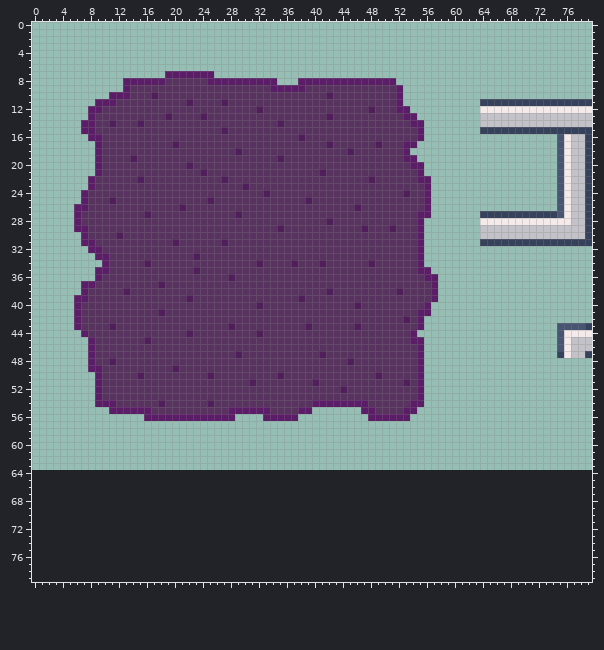
A sprite sheet gets an edit: Art/CosmeticMap.png. The picture above is the old version.
The file is 80x64 pixels. The old version is drawn lined up with the new one, on the new canvas.
After:
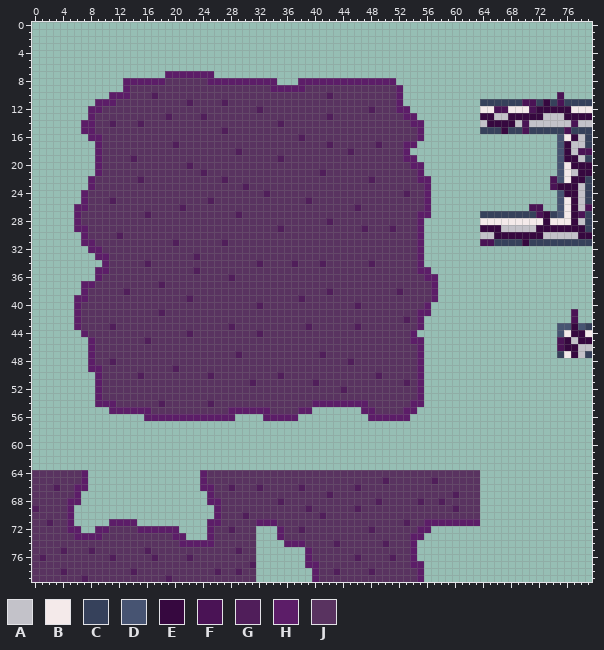
Palette (. is transparent): A #c3c2c9  B #f4eaea  C #36415b  D #475472  E #36083f  F #4a1355  G #501e5a  H #5c1d68  J #593360
The edit:
canvas 80x64 -> 80x80
Changed rows in their new state; - is an unchanged pixel.
first column x 64:
10 -----------F----
11 ------FF-E-F----
12 --FF---FEEEEE---
13 EE--EEEEE---EEEE
14 -EEEE-F------F--
15 ---E--F-----F---
16 -------------E--
17 ------------E---
18 ------------E-FF
19 ------------EE--
20 -------------EEE
21 --------------EE
22 ----------F--EE-
23 ----------FEEE--
24 ------------EE--
25 -------------E--
26 -------FF----E-F
27 --------FE---EF-
28 ---------E---E--
29 EEE-----EEEEEEE-
30 --EEEEEEE-----EE
31 FF----E---------
first column x 75:
41 --F--
42 --F--
43 --E--
44 --EE-
45 FE-EE
46 FEE--
47 --E--
first column x 0:
64 JJJJJJJH----------------HJJJJJJJJJJJJJJJJJJJJJJJJJJJJJJJJJJJJJJJ
65 JJJJJJJH----------------HJJJJJJJJJJJJJJJJJJJJJJJJJGJJJJJJGJJJJJJ
66 JJJGJJHH----------------HHJJGJJJGJJJJJGJJJJJJJGJJJJJJJJJJJJJJJJJ
67 JJJJJJH------------------HJJJJJJJJJJJJJJJJGJJJJJJJJJJJJJJJJJGJJJ
68 JJJJJHH------------------HHJJJJJJJJGJJJJJJJJJJJJJGJJJJJGJJGJJJJJ
69 GJJJJH--------------------HJJJJJJJJJJJJGJJJJJJGJJJJJJJJJJJJJGJJJ
70 JJJJJH--------------------HJJJGJJJJJJJJJJGJJJJJJJJJJJJJJJJJJJJJJ
71 JJGJJH-----HHHH----------HHJJJJJHHHJJJJJJJJJJJJJJJJJJGJJHHHHHHHH
72 JJJJJHH--HHJJJJHHHHHH----HJJGJJJ---HJJGJJJJJJJJJGJJJJJJHH-------
73 JJJJJJHHHHJJJJJJJJJJHH---HJJJJJJ---HJJJJJJJJJJJJJJJJJJHH--------
74 JJJJJJJJJJJJJJJJJJJJJHHHHHJJJJJJ----HHHJJJJGJJJJJJGJJJH---------
75 JJJJGJJJGJJJJJJJGJJJJJJJJJJJJGJJ-------HJJJJJJJJJJJJJJH---------
76 JGJJJJJJJJJGJJJJJGJJJJGJJJJJJJJJ-------HJJJJJJGJJJJGJJH---------
77 JJJJJJJJJJJJJJJJJJJJJJJJJJJJJJJG-------HHJJJJJJJJJJJJJHH--------
78 JJJJGJJJJJJJJJGJJJJJJJJJJJGJJGJJ--------HJJGJJJJGJJJJJJH--------
79 JJJJJJJGJJJJJJJJJJJGJJJJJJJJJJJJ--------HJJJJJJJJJJJJJJH--------
